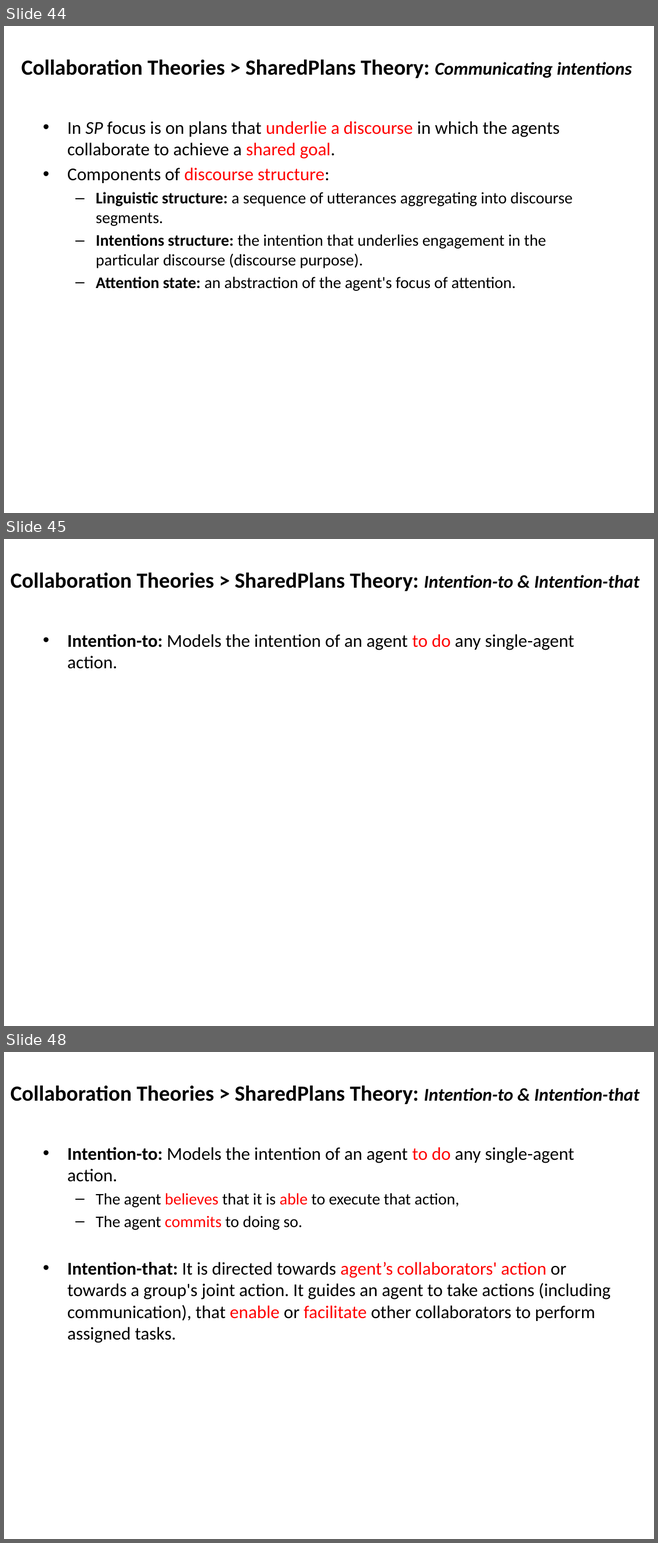
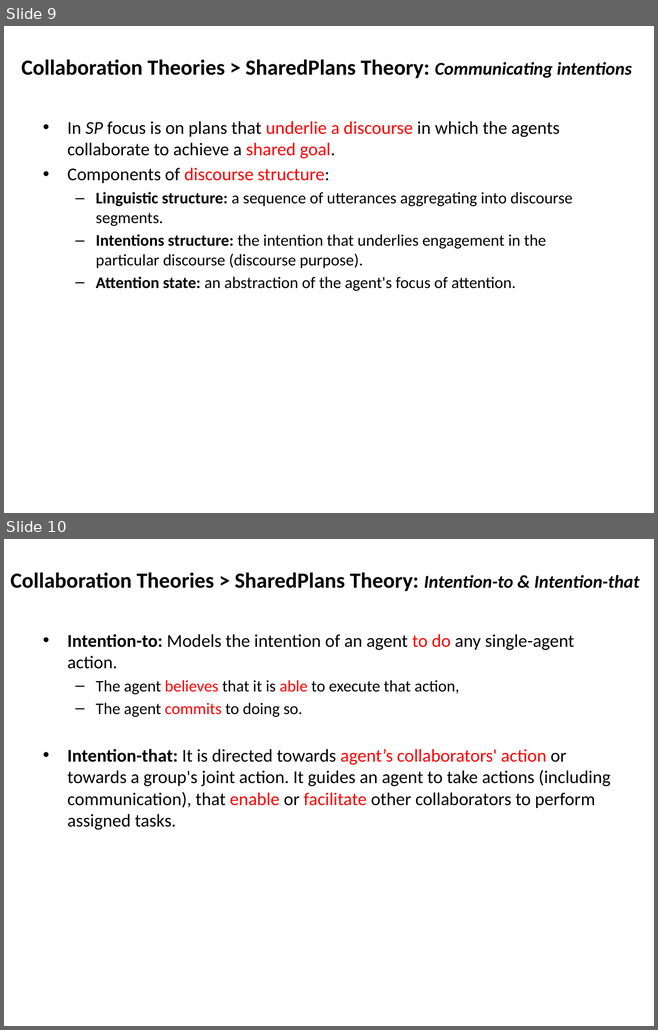
Before and after one commit to mshayganfar/CompExam1, a slide deck: presentation/PhD-comprehensive-exam.pptx. Shown one above the other, each under a label of ours: slides 44, 45 and 48 before the commit, slides 9 and 10 after it; the slides between them are not shown. The pictures are 658x1543 and 658x1030 pixels, drawn with LibreOffice and Linux fonts; fonts in the diff are those of the drawing. Boxes give left, top, right and bottom in pixels: in the first picture for what was removed or moved away, otherwise in the second. Text is boxed around its words. In the diff, an @@ line names an element or a change of style, - is before the commit and + after.

```diff
--- a/presentation/PhD-comprehensive-exam.pptx
+++ b/presentation/PhD-comprehensive-exam.pptx
@@ slide 45 removed at [4,539,654,1026], background #FFFFFF @@
@@ text removed at [10,572,640,591] @@
-Collaboration Theories > SharedPlans Theory: Intention-to & Intention-that
@@ text removed at [67,634,574,669] @@
-• Intention-to: Models the intention of an agent to do any single-agent action.
@@ what was slide 44 is now slide 9 @@
@@ what was slide 48 is now slide 10 @@
```
Also in this commit, not shown: 1 slide changed, 52 other slides removed.
